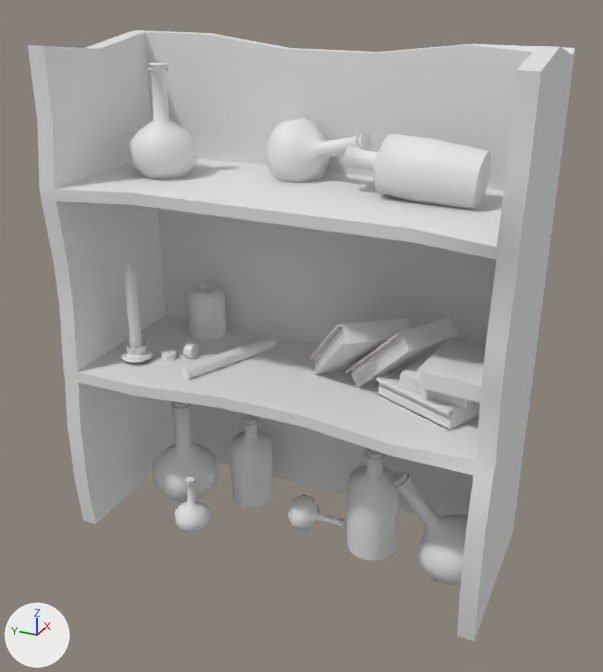
The FBX model Ludum48/Assets/Meshes/Props/Etagère.fbx, before and after one commit.
Both versions are drawn from a 50 mm lens placed at (-0.639, -0.295, 0.539), pointed at (-0.002, -0.009, 0.22). Lighting does not change. The marker at lower left points along +X, +Y and +Z. Where no turn or scale is listed for an object, it has been applied to the vertices. Vertices at the same position are counted once.
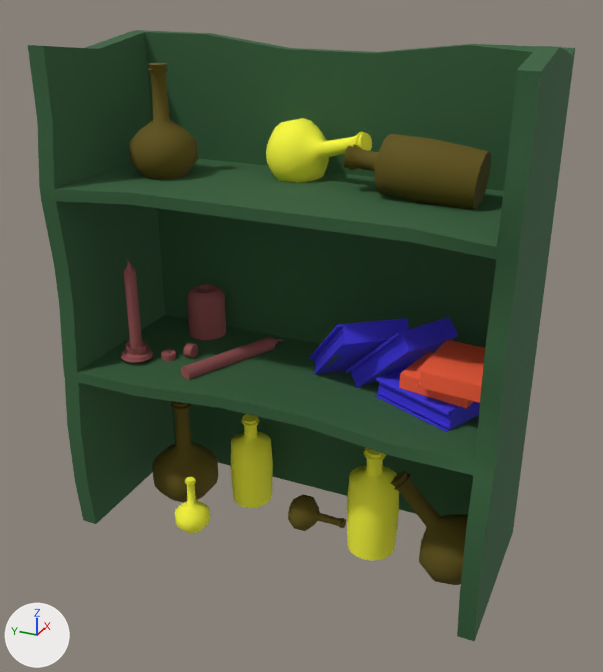
The change, as a diff of the scene's bpy script:
```diff
--- a/Ludum48/Assets/Meshes/Props/Etagère.fbx.py
+++ b/Ludum48/Assets/Meshes/Props/Etagère.fbx.py
@@ mat_material__28 @@
+mat_material__28 = principled_material('Material #28')
+mat_material__28.base_color = (1.0, 0.114, 0.0392)  # red #ff5f38
+mat_material__28.roughness = 0.859
@@ mat_material__25 @@
+mat_material__25 = principled_material('Material #25')
+mat_material__25.base_color = (0.0471, 0.0314, 0.788)  # blue #3d32e6
+mat_material__25.roughness = 0.859
@@ mat_material__27 @@
+mat_material__27 = principled_material('Material #27')
+mat_material__27.base_color = (1.0, 1.0, 0.0392)  # yellow #ffff38
+mat_material__27.roughness = 0.859
@@ mat_material__24 @@
+mat_material__24 = principled_material('Material #24')
+mat_material__24.base_color = (0.0314, 0.114, 0.0392)  # dark green #325f38
+mat_material__24.roughness = 0.859
@@ mat_material__29 @@
+mat_material__29 = principled_material('Material #29')
+mat_material__29.base_color = (0.114, 0.0824, 0.0)  # brown #5f5100
+mat_material__29.roughness = 0.859
@@ mat_material__26 @@
+mat_material__26 = principled_material('Material #26')
+mat_material__26.base_color = (0.302, 0.0824, 0.0824)  # brown #955151
+mat_material__26.roughness = 0.859
@@ me_mesh @@
 me_mesh.from_pydata(...)  # 5816 vertices, 11482 faces; spans x -0.086..0.086, y -0.207..0.207, z -0.016..0.479
 # used by ob_object001; location = (0.0, 0.0, 0.0)
+# me_mesh part 1: 526 of the faces centred in x -0.086..0.086, y -0.207..0.207, z 0.0..0.476 switch from no material to mat_material__24 (dark green #325f38)
+# me_mesh part 2: 3914 of the faces centred in x -0.049..0.071, y 0.037..0.169, z 0.175..0.282 switch from no material to mat_material__26 (brown #955151)
+# me_mesh part 3: 1158 of the faces centred in x -0.041..0.067, y -0.179..-0.008, z 0.172..0.245 switch from no material to mat_material__25 (blue #3d32e6)
+# me_mesh part 4: 772 of the faces centred in x -0.042..0.032, y -0.192..-0.112, z 0.196..0.227 switch from no material to mat_material__28 (red #ff5f38)
+# me_mesh part 5: 1136 of the faces centred in x -0.021..0.048, y -0.197..0.007, z -0.015..0.089 switch from no material to mat_material__29 (brown #5f5100)
+# me_mesh part 6: 568 of the faces centred in x -0.005..0.046, y -0.159..-0.041, z 0.349..0.404 switch from no material to mat_material__29 (brown #5f5100)
+# me_mesh part 7: 568 of the faces centred in x -0.021..0.048, y 0.102..0.172, z 0.0..0.113 switch from no material to mat_material__29 (brown #5f5100)
+# me_mesh part 8: 568 of the faces centred in x -0.023..0.037, y 0.103..0.163, z 0.354..0.451 switch from no material to mat_material__29 (brown #5f5100)
+# me_mesh part 9: 1136 of the faces centred in x -0.058..0.058, y 0.045..0.115, z -0.004..0.097 switch from no material to mat_material__27 (yellow #ffff38)
+# me_mesh part 10: 568 of the faces centred in x -0.013..0.037, y -0.105..-0.055, z -0.004..0.11 switch from no material to mat_material__27 (yellow #ffff38)
+# me_mesh part 11: 568 of the faces centred in x 0.019..0.078, y -0.057..0.044, z 0.345..0.404 switch from no material to mat_material__27 (yellow #ffff38)
```

Pixel boxes [x1, y1, x2, y2] of what changed, in the pictures (603 x 672 px):
part 1 of me_mesh, recoloured (grey to green)
    both: [28, 30, 575, 641]
part 2 of me_mesh, recoloured (grey to brown)
    both: [121, 259, 284, 380]
part 3 of me_mesh, recoloured (grey to blue)
    both: [309, 317, 480, 432]
part 4 of me_mesh, recoloured (grey to red)
    both: [399, 340, 485, 409]
part 5 of me_mesh, recoloured (grey to brown)
    both: [288, 471, 468, 585]
part 6 of me_mesh, recoloured (white to brown)
    both: [343, 134, 491, 210]
part 7 of me_mesh, recoloured (grey to brown)
    both: [152, 401, 218, 502]
part 8 of me_mesh, recoloured (grey to brown)
    both: [129, 63, 198, 179]
part 9 of me_mesh, recoloured (grey to yellow)
    both: [175, 414, 273, 533]
part 10 of me_mesh, recoloured (grey to yellow)
    both: [347, 448, 399, 560]
part 11 of me_mesh, recoloured (white to yellow)
    both: [266, 118, 372, 183]
